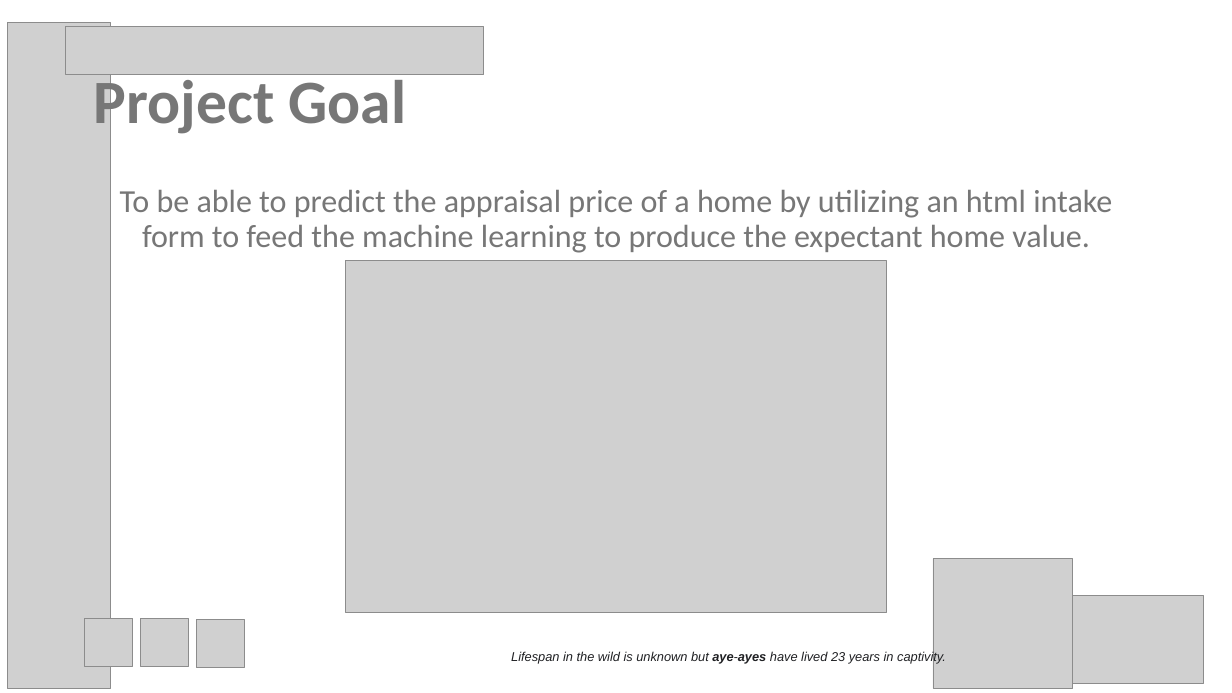
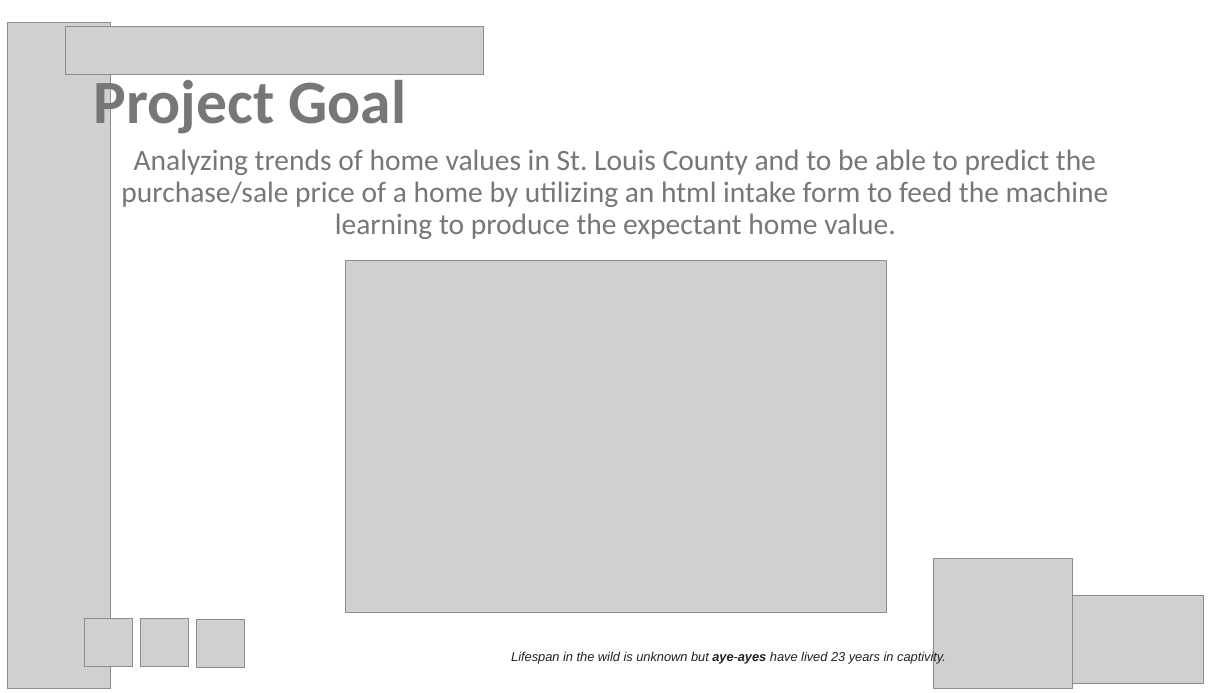
Before and after one commit to psychicesp/AI-AI, a slide deck: slide 3 of Project3_Presentation.pptx. Drawn at 1232x693 pixels with LibreOffice and Linux fonts; fonts in the diff are those of the drawing; grey boxes stand for pictures. Boxes give left, top, right and bottom in pixels: in the first picture for what was removed or moved away, otherwise in the second. Text is boxed around its words. In the diff, an @@ line names an element or a change of style, - is before the commit and + after.

```diff
--- a/Project3_Presentation.pptx
+++ b/Project3_Presentation.pptx
@@ text at [121,149,1109,239]: text changed; size 25 to 23 pt @@
-To be able to predict the appraisal price of a home by utilizing an html intake form to feed the machine learning to produce the expectant home value.
+Analyzing trends of home values in St. Louis County and to be able to predict the purchase/sale price of a home by utilizing an html intake form to feed the machine learning to produce the expectant home value.
```
Also in this commit, not shown: 7 other slides changed, 1 slide added.
